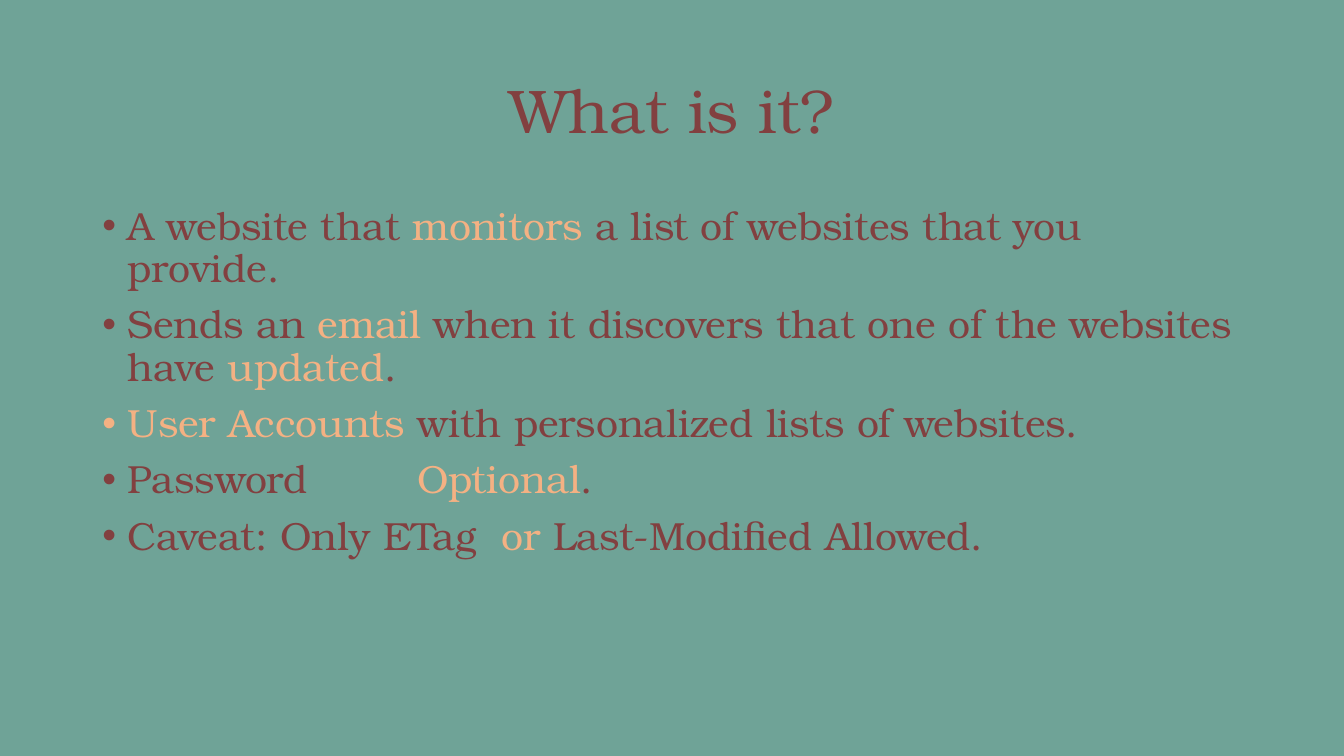
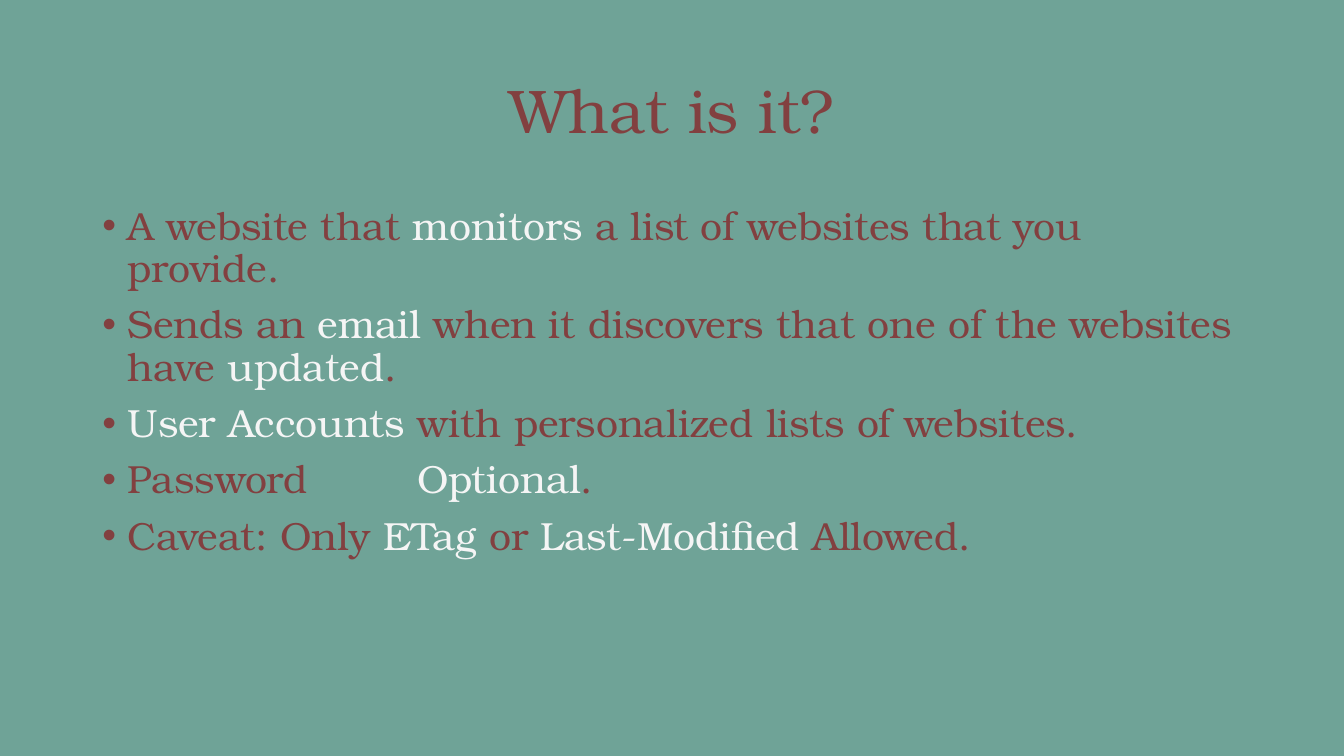
Before and after one commit to Su-Tangnu/NotifyMe, a slide deck: slide 2 of NotifyMe.pptx. Drawn at 1344x756 pixels with LibreOffice and Linux fonts; fonts in the diff are those of the drawing. Boxes give left, top, right and bottom in pixels: in the first picture for what was removed or moved away, otherwise in the second. Text is boxed around its words. In the diff, an @@ line names an element or a change of style, - is before the commit and + after.

```diff
--- a/NotifyMe.pptx
+++ b/NotifyMe.pptx
@@ text "A website that monitors a ..." at <box>128,211,1232,559</box>: text colour #F4B183 to #F5F5F5 in "monitors", "email updated.", "User Accounts", "Optional."; text colour #824040 to #F5F5F5 in "ETag Last-Modified"; text colour #F4B183 to #824040 in "or" @@
```
Also in this commit, not shown: 3 other slides changed, 21 slides added, 7 slides removed.
